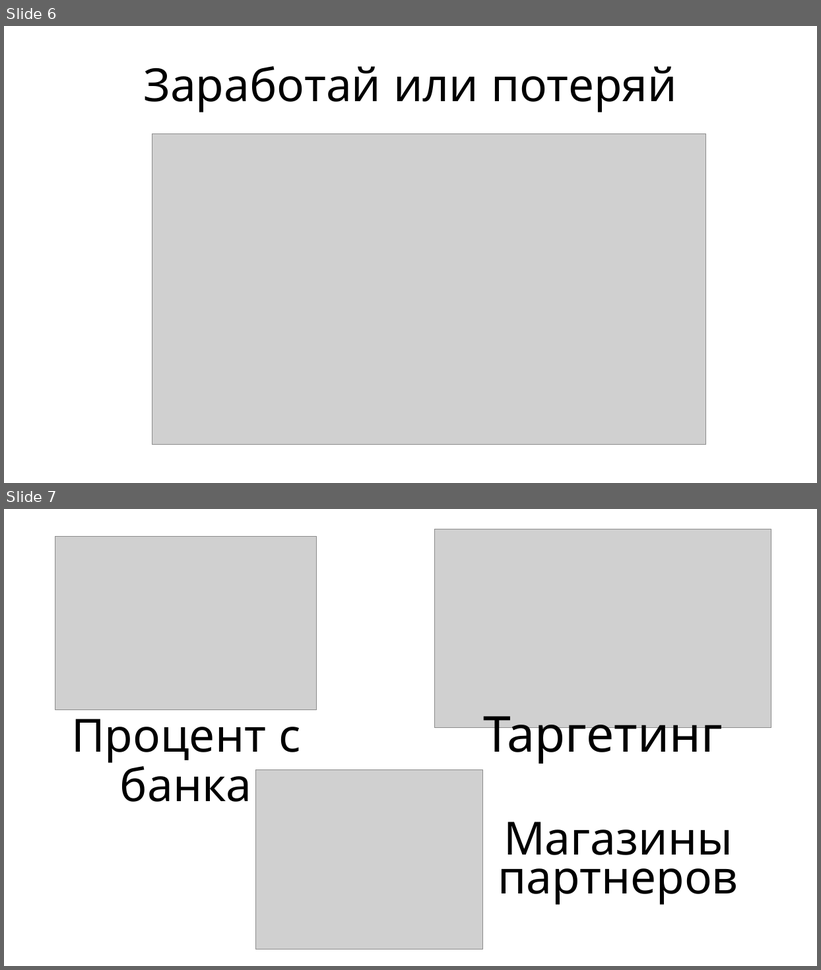
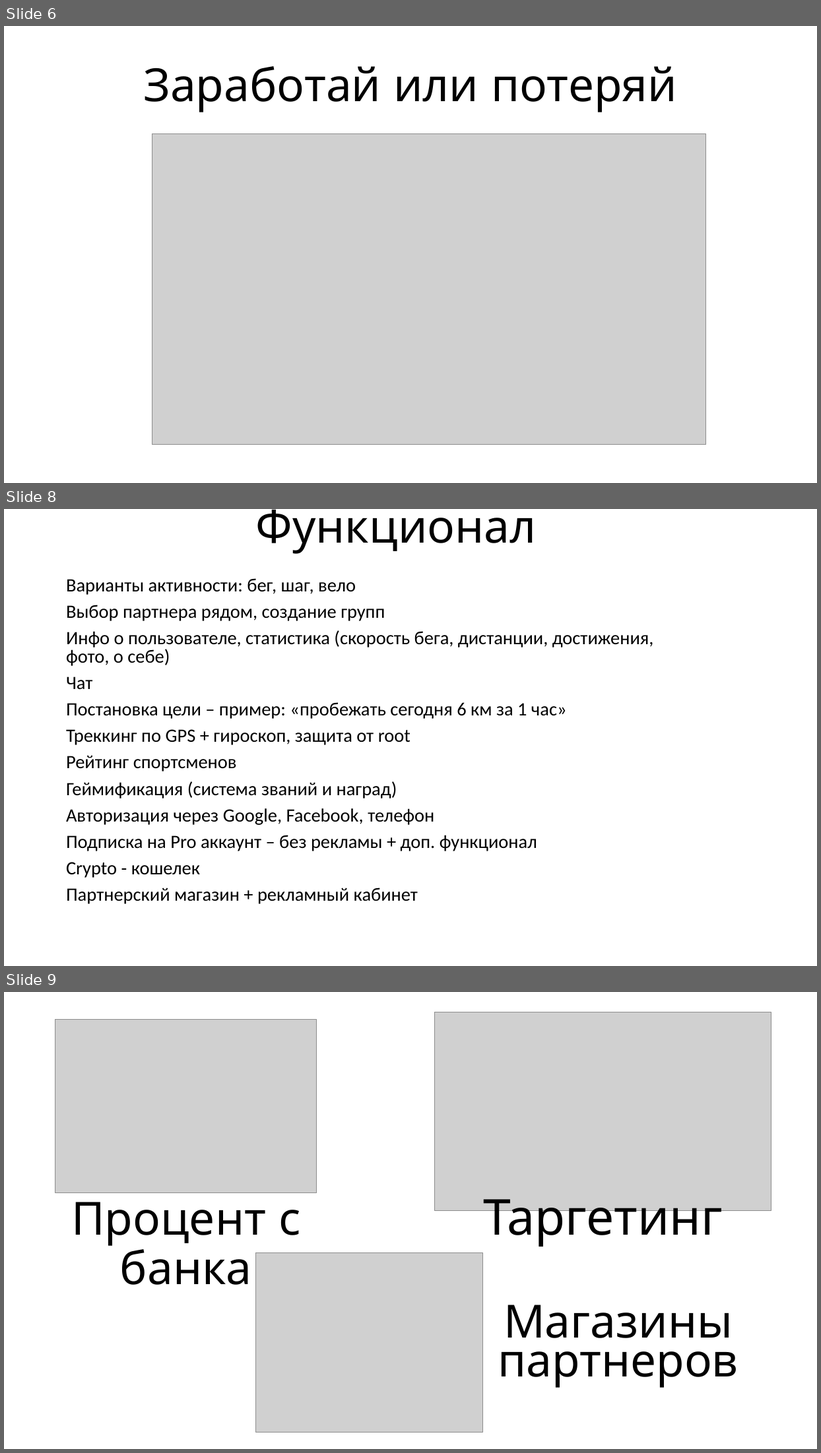
Before and after one commit to VlatekSoft/bfh2017, a slide deck: Presentation/Презентация.pptx. Shown one above the other, each under a label of ours: slides 6 and 7 before the commit, slides 6, 8 and 9 after it; the slides between them are not shown. The pictures are 821x970 and 821x1453 pixels, drawn with LibreOffice and Linux fonts; fonts in the diff are those of the drawing; grey boxes stand for pictures. Boxes give left, top, right and bottom in pixels: in the first picture for what was removed or moved away, otherwise in the second. Text is boxed around its words. In the diff, an @@ line names an element or a change of style, - is before the commit and + after.

```diff
--- a/Presentation/Презентация.pptx
+++ b/Presentation/Презентация.pptx
@@ slide 8 added at <box>4,509,817,966</box>, background #FFFFFF @@
@@ title added at <box>256,509,537,554</box>, 54 pt, text #000000 @@
+Функционал
@@ subtitle added at <box>66,578,654,904</box>, 22.2 pt, text #000000 @@
+Варианты активности: бег, шаг, вело
+Выбор партнера рядом, создание групп
+Инфо о пользователе, статистика (скорость бега, дистанции, достижения, фото, о себе)
+Чат
+Постановка цели – пример: «пробежать сегодня 6 км за 1 час»
+Треккинг по GPS + гироскоп, защита от root
+Рейтинг спортсменов
+Геймификация (система званий и наград)
+Авторизация через Google, Facebook, телефон
+Подписка на Pro аккаунт – без рекламы + доп. функционал
+Crypto - кошелек
+Партнерский магазин + рекламный кабинет
@@ what was slide 7 is now slide 9 @@
```
Also in this commit, not shown: 3 slides changed, 1 other slide added, 3 other files.
